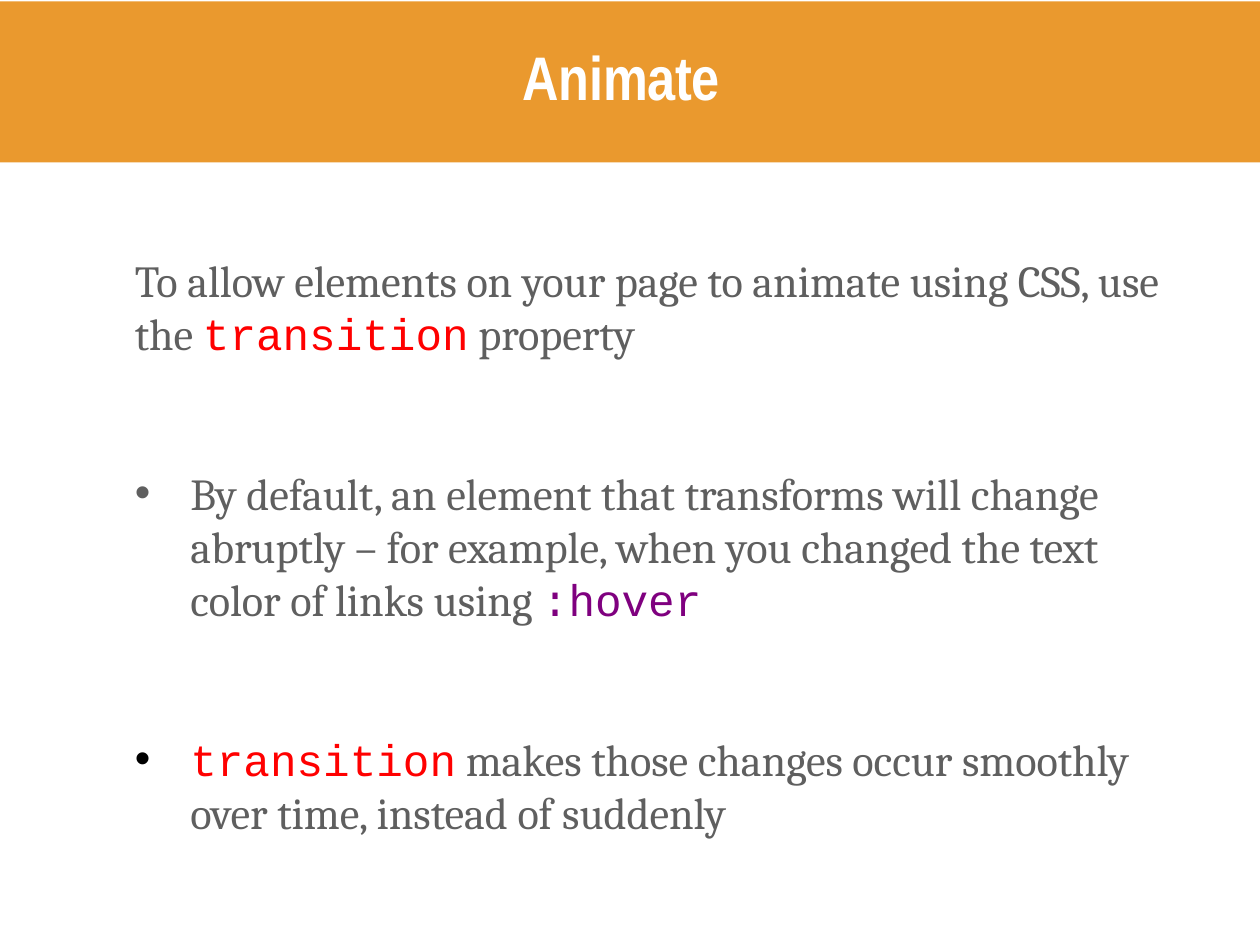
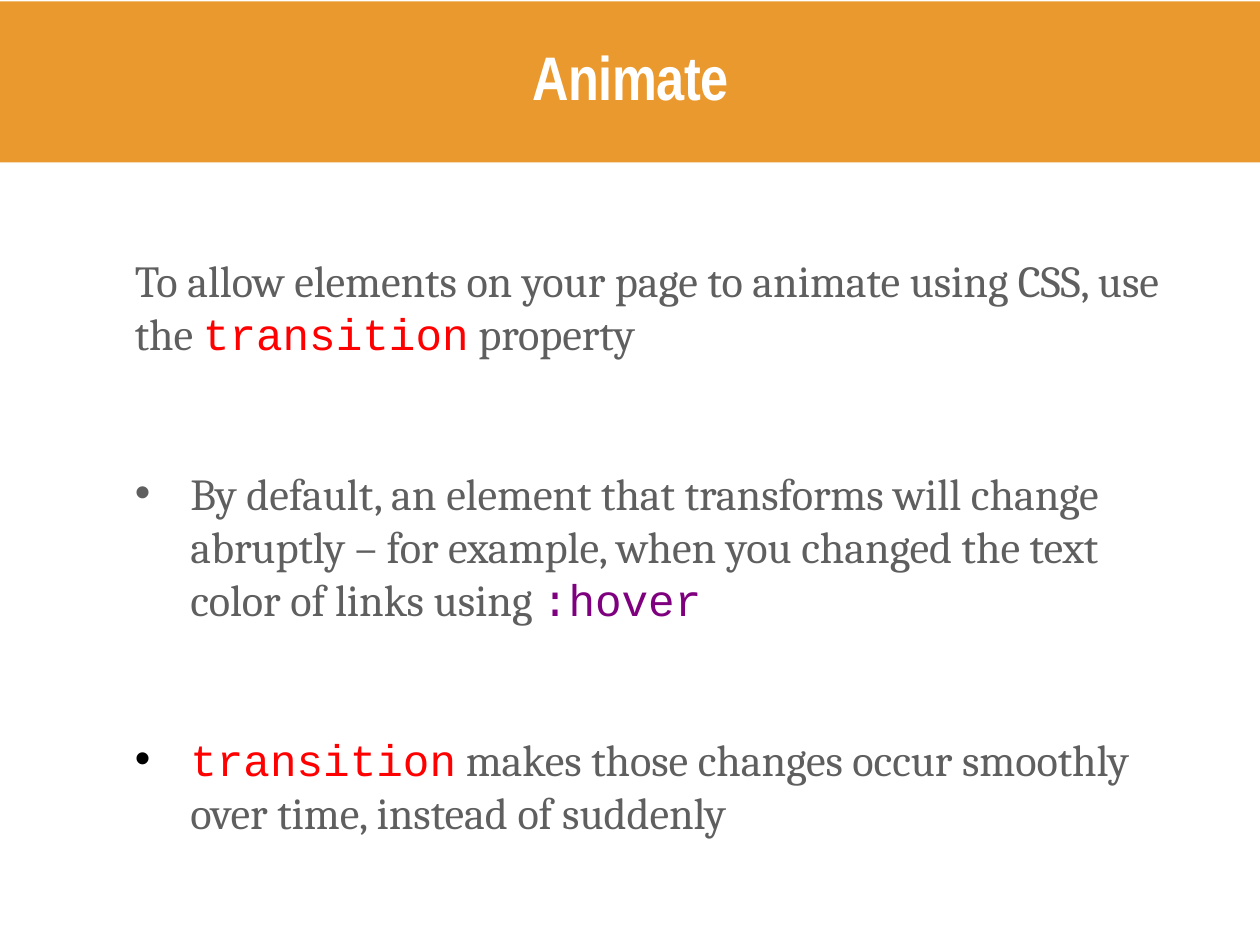
Before and after one commit to kweeket/kweeket.github.io, a slide deck: slide 38 of slides/week-5.pptx (slide 47 before the commit). Drawn at 1260x945 pixels with LibreOffice and Linux fonts; fonts in the diff are those of the drawing. Boxes give left, top, right and bottom in pixels: in the first picture for what was removed or moved away, otherwise in the second. Text is boxed around its words. In the diff, an @@ line names an element or a change of style, - is before the commit and + after.

```diff
--- a/slides/week-5.pptx
+++ b/slides/week-5.pptx
@@ title "Animate" moved from (x1=523, y1=55, x2=720, y2=101) to (x1=532, y1=55, x2=729, y2=101) @@
@@ title "Animate" at (x1=532, y1=55, x2=729, y2=101): alignment left to centre @@
```
Also in this commit, not shown: 12 other slides changed, 12 slides added, 12 slides removed, 4 other files.
